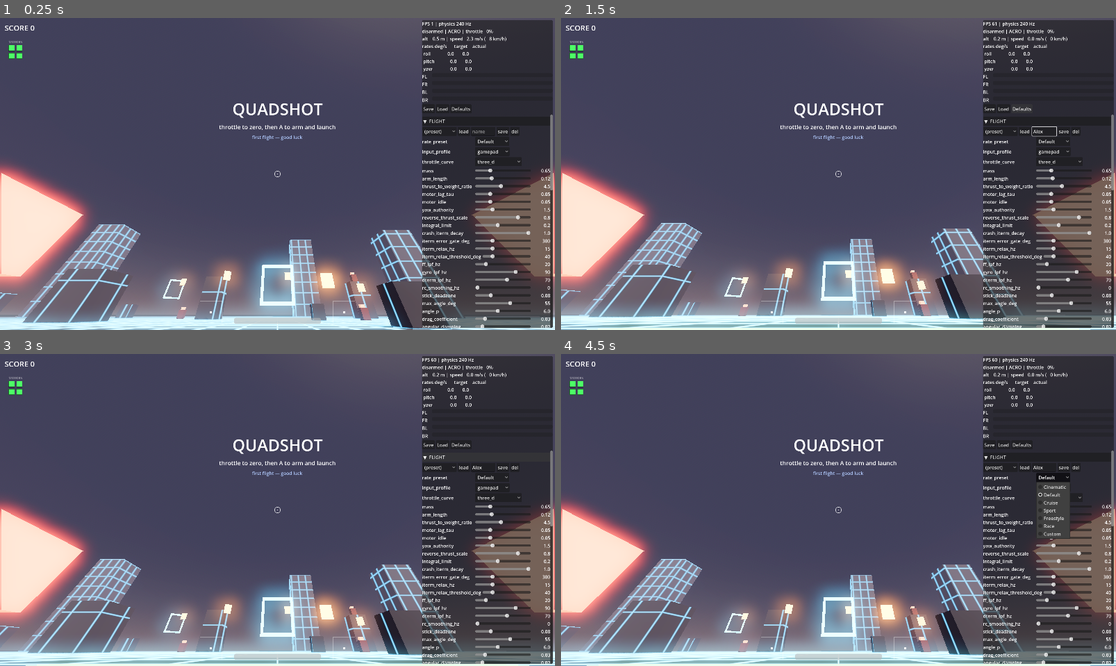
Above: before the commit, frames 1-4 (two rows, left to right).
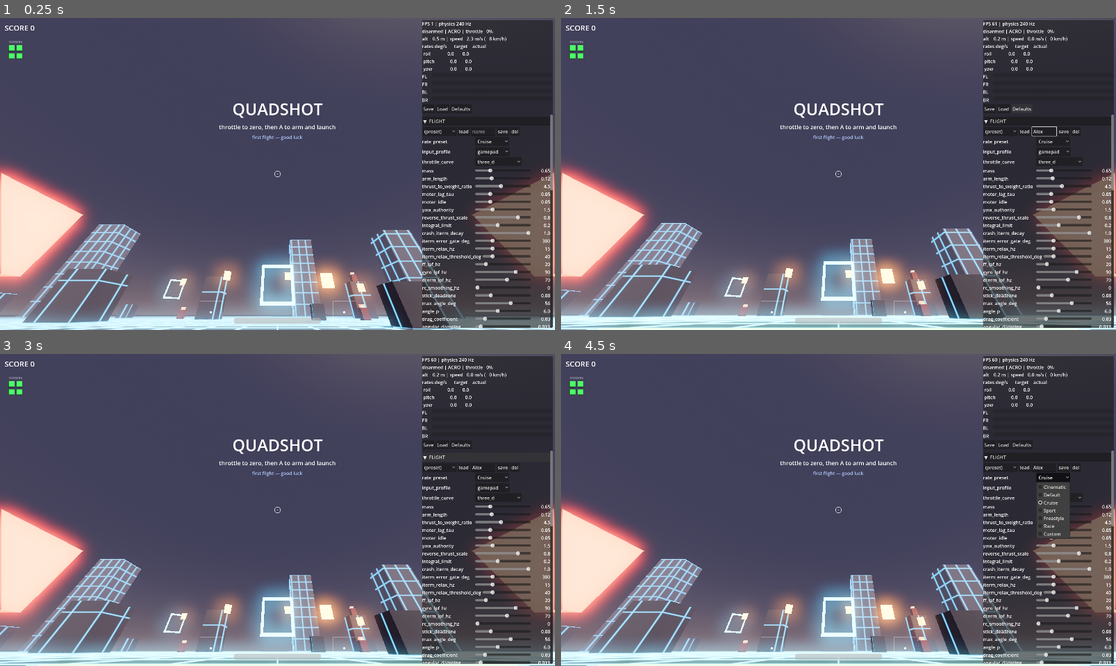
Above: after the commit, the same moments.

Repository: EhudVardi/QuadShot
Game: Godot game, scene res://scenes/main.tscn
Two runs of this game, one before a commit and one after it. Both use one fixed random seed, a clock stepped at 60 frames per second and the inputs below.
Inputs (mouse positions are in pixels of both pictures, inside the frame that each line leads up to):
- Up to frame 1 (0.25 s): no input
- Up to frame 2 (1.5 s): click (1043, 130) at 0.52 s; type "Alex" at 0.6 s; click "Defaults" at 1.25 s
- Up to frame 3 (3 s): click "▼ FLIGHT" at 2 s; click "▶ FLIGHT" at 2.75 s
- Up to frame 4 (4.5 s): click "del" at 3.5 s; click (1054, 478) at 4.25 s, where only the run before the commit has a clickable "Default"

The runs differ from the first frame. In frame 1, less than 0.1% of the frame differs, in the area x 86-100%, y 38-100%; in frame 2, less than 0.1%; in frame 3, less than 0.1%; in frame 4, less than 0.1%, in the area x 1-100%, y 38-100%.

Commit message:
Commit the Kestrel's tuned feel as its shipped default, and re-measure
The v1.30 finding put a decision to the human (handoff §14): the committed
Kestrel flew materially worse than the config they had tuned over months, and
the instrument had been borrowing that tuning instead of measuring what ships.
Their call: bake it.

Baked into default_flight_kestrel.tres, the four FEEL fields only:
  rate_p          0.004  -> 0.007
  rate_ff         0      -> 0.0008   (feedforward now on)
  max_angle_deg   55     -> 56
  angular_damping 0.02   -> 0.013
The baked set lands exactly on the "Cruise" rate_preset -- months of hand
tuning converged onto a bench-tuned preset, so the overlay now reads Cruise
rather than Custom.

DELIBERATELY NOT BAKED: input_profile (RADIO_AETR). That is the human's
hardware, not a feel value, and shipping it as the repo default would break
every gamepad player (CLAUDE.md: gamepad is the primary controller). Their
radio choice is preserved by re-homing the override to the new per-frame path
user://flight_kestrel.tres, whose feel values now match the default -- so it
shadows nothing that matters and only carries the controller pick. The legacy
user://flight_config.tres is retired.

RE-MEASURED. Only the Kestrel cells and the stamp move, which is the proof the
bake did exactly what it claimed:
  aim: kestrel/blaster  0.05 -> 0.17   (the drone flies well again)
  aim: kestrel/flak     1.0  -> 0.99
  config_stamp changes -- and it SHOULD, because the frame's flight config is
    now in the stamp (Phase 4b); this is the staleness guard working, not drift.
Every evasion cell, splash, and all three atlas aim cells unchanged: frame-
independent by construction, and the Atlas's own config did not move.

THE FRAME AXIS SHARPENED, because the datum is finally the real drone -- both
moving cells are v1.30's predicted "moving zero":
  Atlas x Turret  +  -> 0    the good Kestrel kills the turret in 1.3s for 0%
                             hull, so the Atlas's armor buys nothing and its
                             sluggishness costs 10% (toward paper -)
  Atlas x Aegis   0  -> --   the good Kestrel CATCHES the aegis bomber and
                             wins; the Atlas is too slow to intercept before it
                             bombs. Hidden entirely on the bad default (both
                             bombed). A third instance of the 1v1 rig not seeing
                             what P4.4's band is about -- here the intercept
                             deadline vs the missile-rack economy, logged not
                             tuned.

All seven correctness suites and all three balance layers green.

Diff:
--- a/balance/delivery_factors.json
+++ b/balance/delivery_factors.json
@@ -3,11 +3,11 @@
 		"atlas:blaster": 0.19,
 		"atlas:flak": 0.9,
 		"atlas:missile": 1.0,
-		"kestrel:blaster": 0.05,
-		"kestrel:flak": 1.0,
+		"kestrel:blaster": 0.17,
+		"kestrel:flak": 0.99,
 		"kestrel:missile": 1.0
 	},
-	"config_stamp": "f76e0d83244b4bce4ff1c0d860a55856c937c1893b35199a07fa262be47ab883",
+	"config_stamp": "b5d0cd2b499c6e6a00068dadbefc4023efda1e6de330b03460b2722e0298607a",
 	"control": {
 		"blaster:static": 0.99,
 		"flak:static": 1.0,
--- a/resources/default_flight_kestrel.tres
+++ b/resources/default_flight_kestrel.tres
@@ -17,10 +17,10 @@
 gyro_lpf_hz = 90.0
 dterm_lpf_hz = 70.0
 rc_smoothing_hz = 0.0
-rate_p = Vector3(0.004, 0.004, 0.004)
+rate_p = Vector3(0.007, 0.007, 0.007)
 rate_i = Vector3(0.002, 0.002, 0.002)
 rate_d = Vector3(3e-05, 3e-05, 3e-05)
-rate_ff = Vector3(0, 0, 0)
+rate_ff = Vector3(0.0008, 0.0008, 0.0008)
 ff_lpf_hz = 20.0
 integral_limit = 0.2
 crash_iterm_decay = 1.0
@@ -30,10 +30,10 @@
 input_profile = 0
 stick_deadzone = 0.08
 throttle_curve = 2
-max_angle_deg = 55.0
+max_angle_deg = 56.0
 angle_p = 6.0
 drag_coefficient = 0.03
-angular_damping = 0.02
+angular_damping = 0.013
 fpv_uptilt_deg = 44.0
 fpv_fov_deg = 94.0
 chase_distance = 3.5
